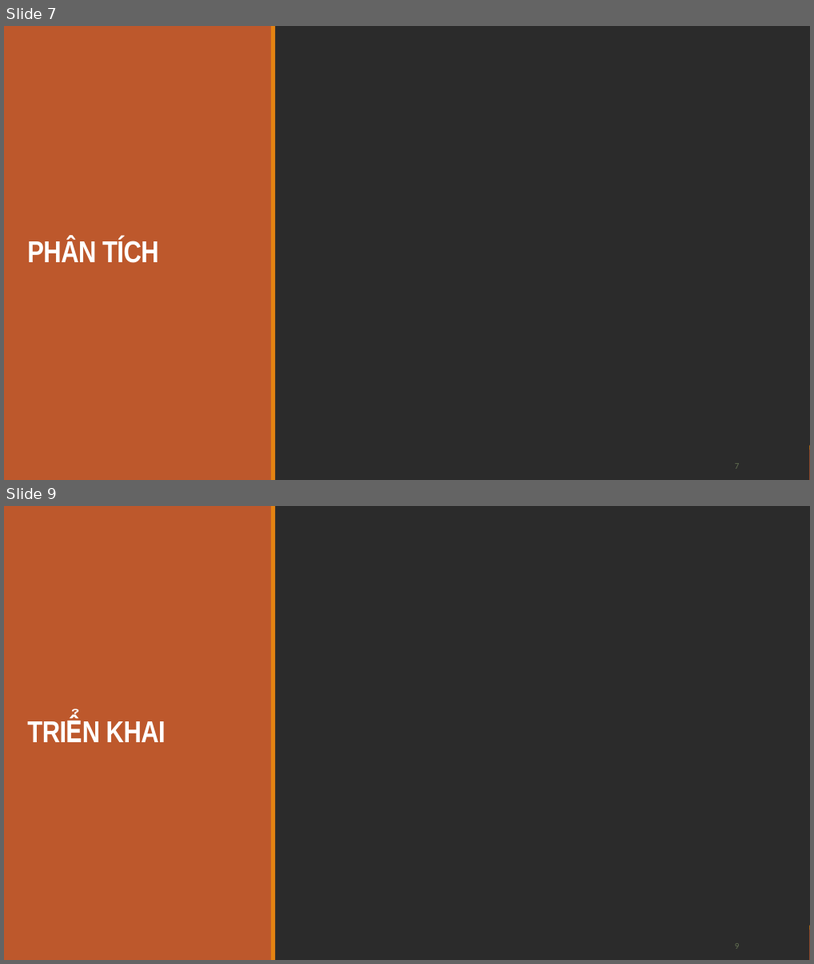
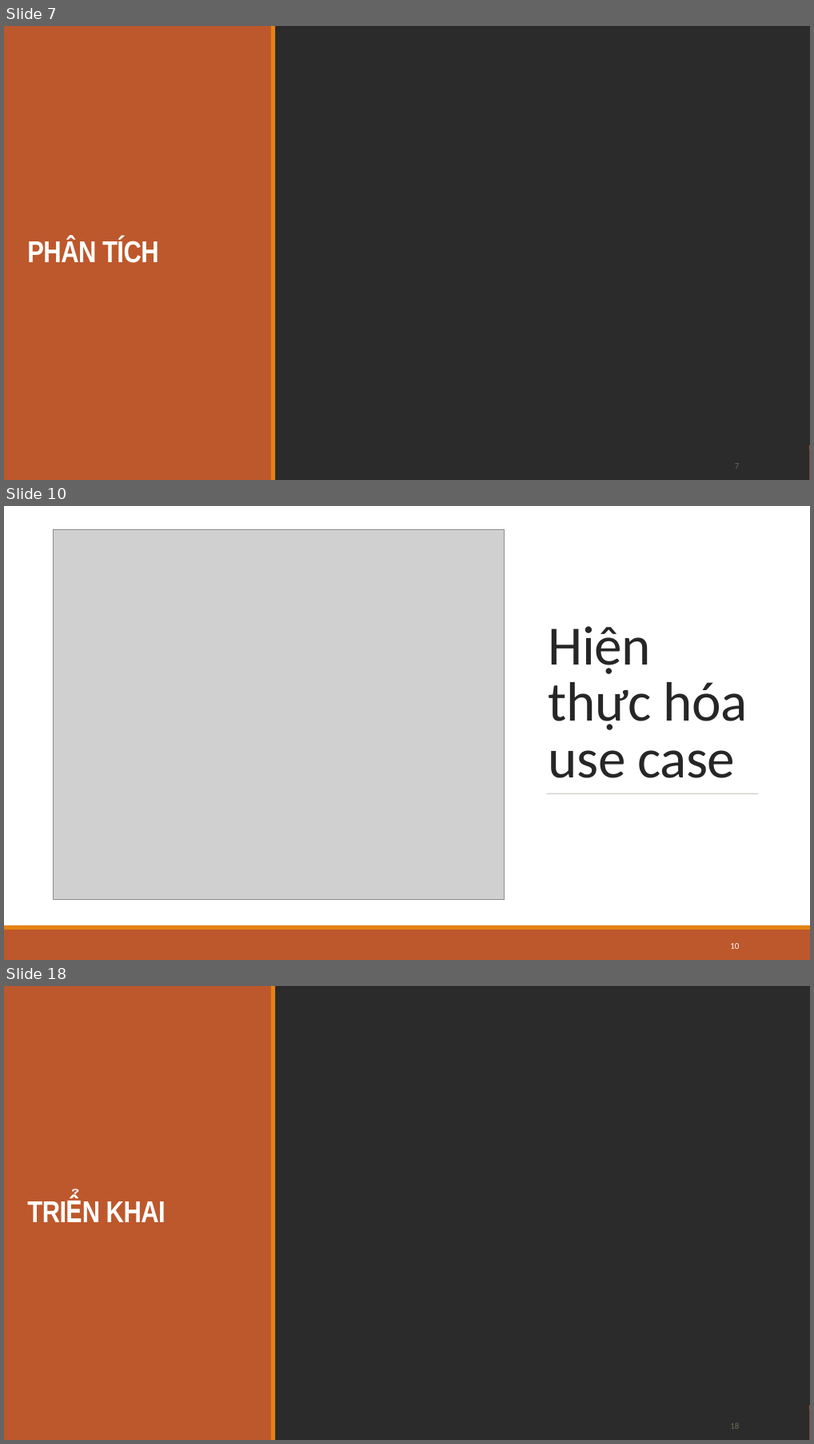
Before and after one commit to trandinhlam/master_2nd_semester, a slide deck: HoachDinhChienLuoc/DoAnHoachDinhChienLuoc.pptx. Shown one above the other, each under a label of ours: slides 7 and 9 before the commit, slides 7, 10 and 18 after it; the slides between them are not shown. The pictures are 814x964 and 814x1444 pixels, drawn with LibreOffice and Linux fonts; fonts in the diff are those of the drawing; grey boxes stand for pictures; background and template pictures are left out; a plain dark background stands for a picture behind light text. Boxes give left, top, right and bottom in pixels: in the first picture for what was removed or moved away, otherwise in the second. Text is boxed around its words. In the diff, an @@ line names an element or a change of style, - is before the commit and + after.

```diff
--- a/HoachDinhChienLuoc/DoAnHoachDinhChienLuoc.pptx
+++ b/HoachDinhChienLuoc/DoAnHoachDinhChienLuoc.pptx
@@ slide 10 added at (4,506,810,960), background picture (left out) @@
@@ rectangle added at (4,506,810,925), fill #FFFFFF @@
@@ picture added at (54,529,504,900) @@
@@ title added at (549,626,747,778), 66 pt, text #262626 @@
+Hiện thực hóa use case
@@ line added from (547, 793) to (759, 793), #637052 0.5 pt @@
@@ rectangle added at (4,925,810,929), fill #E48312 @@
@@ rectangle added at (4,929,810,960), fill #BD582C @@
@@ page number added at (730,943,739,948), 10.5 pt, text #FFFFFF @@
+10
@@ what was slide 9 is now slide 18 @@
@@ page number at (730,1423,739,1428): text changed @@
-9
+18
```
Also in this commit, not shown: 9 other slides added, 1 slide removed.
